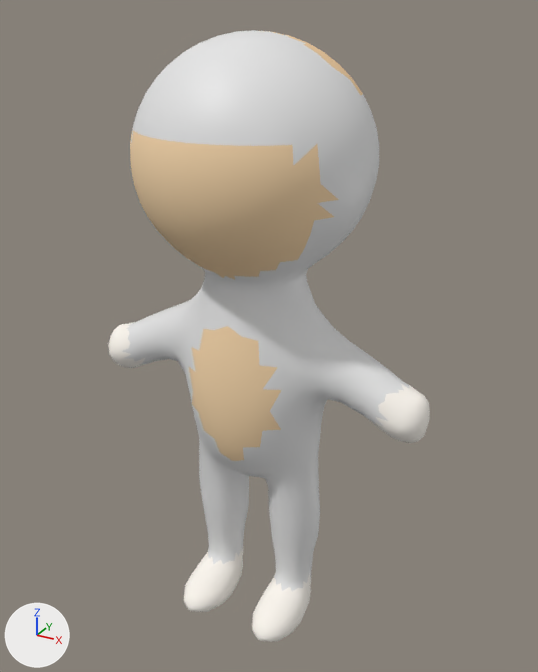
Two versions of the glTF model character-studio/src/assets/anatomy/body-biped-slim.glb, one commit apart.
One viewpoint serves both versions: a camera (50 mm lens) standing at (0.586, -1.02, 1.077) and looking at (0.012, 0.025, 0.555). Every picture has the same lights, and +X, +Y and +Z are marked at lower left. The first picture is the older version. Vertices at exactly the same position are counted once.

The first picture shows 'body', 'body_hips', 'body_torso', 'body_upperLegs'.
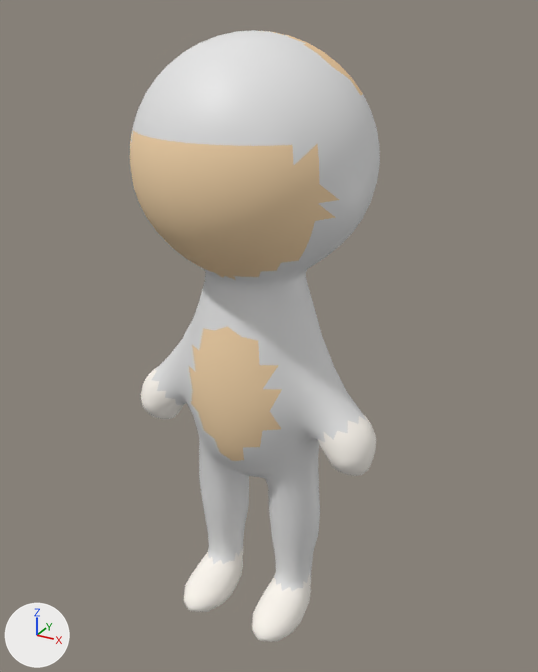
What differs and where, as boxes (x1, y1, x2, y2) in the pictures (538 x 672 px; the box of a moved part takes in the faces that stretch with it):
'body', reshaped (22% narrower)
    before: (108, 30, 430, 642)
    after: (130, 30, 380, 642)
'body_torso', reshaped
    before: (175, 273, 328, 431)
    after: (178, 273, 330, 431)
'body_hips', reshaped
    before: (192, 405, 324, 493)
    after: (178, 392, 320, 493)
part 1 of me_body, rebuilt
    before: (108, 289, 201, 373)
    after: (141, 317, 194, 419)
part 2 of me_body, rebuilt (37% narrower, 8% taller)
    before: (276, 304, 430, 443)
    after: (279, 326, 376, 476)
part 3 of me_body_hips, moved or reshaped
    before: (192, 405, 204, 439)
    after: (178, 392, 204, 438)
part 4 of me_body_hips, moved or reshaped
    before: (260, 408, 324, 466)
    after: (260, 426, 320, 465)
part 6 of me_body_upperlegs, moved or reshaped
    before: (288, 409, 324, 492)
    after: (289, 439, 319, 492)

The change, as a list of edits to the scene's bpy script:
```text
Change me_body:
    used by ob_body; location = (0.0, 0.0, 0.0)
    remove me_body.from_pydata(...)  # 1388 vertices, 2588 faces; spans x -0.313..0.313, y -0.19..0.19, z -0.012..1.048
    add me_body.from_pydata(...)  # 1346 vertices, 2484 faces; spans x -0.232..0.232, y -0.19..0.19, z -0.012..1.048
    me_body part 1: the loose piece of 204 vertices spanning x -0.313..-0.076, y -0.075..0.075, z 0.441..0.635 is rebuilt with 183 vertices and now spans x -0.232..-0.083, y -0.075..0.052, z 0.359..0.593
    me_body part 2: the loose piece of 204 vertices spanning x 0.076..0.313, y -0.075..0.075, z 0.441..0.635 is rebuilt with 183 vertices and now spans x 0.083..0.232, y -0.075..0.052, z 0.359..0.593
    other edits to the shape of me_body do not show in these pictures
Change me_body_hips:
    used by ob_body_hips; location = (0.0, 0.0, 0.0)
    remove me_body_hips.from_pydata(...)  # 228 vertices, 323 faces; spans x -0.127..0.127, y -0.11..0.11, z 0.269..0.478
    add me_body_hips.from_pydata(...)  # 242 vertices, 346 faces; spans x -0.147..0.147, y -0.11..0.11, z 0.269..0.478
    me_body_hips part 3: 11 vertices moved from x -0.118..-0.08, y -0.073..0.073, z 0.365..0.44 to x -0.119..-0.081, y -0.074..0.073, z 0.366..0.441; 14 vertices removed from x -0.127..-0.101, y -0.051..0.051, z 0.341..0.452; 21 vertices added at x -0.147..-0.105, y -0.058..0.049, z 0.34..0.446
    me_body_hips part 4: 12 vertices moved from x 0.081..0.12, y -0.073..0.073, z 0.367..0.44 to x 0.081..0.12, y -0.074..0.073, z 0.367..0.441; 13 vertices removed from x 0.101..0.127, y -0.051..0.051, z 0.352..0.452; 20 vertices added at x 0.105..0.147, y -0.058..0.049, z 0.352..0.447
Change me_body_torso:
    used by ob_body_torso; location = (0.0, 0.0, 0.0)
    remove me_body_torso.from_pydata(...)  # 260 vertices, 360 faces; spans x -0.149..0.149, y -0.11..0.11, z 0.438..0.684
    add me_body_torso.from_pydata(...)  # 250 vertices, 340 faces; spans x -0.154..0.155, y -0.11..0.11, z 0.438..0.684
    me_body_torso part 5: 2 vertices moved within x -0.058..0.058, y -0.058, z 0.663; 235 vertices removed from x -0.149..0.149, y -0.107..0.107, z 0.44..0.684; 225 vertices added at x -0.154..0.155, y -0.108..0.108, z 0.44..0.684
Change me_body_upperlegs:
    used by ob_body_upperlegs; location = (0.0, 0.0, 0.0)
    remove me_body_upperlegs.from_pydata(...)  # 165 vertices, 185 faces; spans x -0.124..0.125, y -0.057..0.057, z 0.164..0.443
    add me_body_upperlegs.from_pydata(...)  # 161 vertices, 182 faces; spans x -0.124..0.125, y -0.057..0.057, z 0.164..0.403
    me_body_upperlegs part 6: 8 vertices moved from x 0.092..0.118, y -0.054..0.052, z 0.367..0.401 to x 0.093..0.119, y -0.054..0.052, z 0.367..0.402; 11 vertices removed from x 0.101..0.121, y -0.051..0.029, z 0.352..0.443; 9 vertices added at x 0.105..0.123, y -0.05..0.028, z 0.352..0.403
    other edits to the shape of me_body_upperlegs do not show in these pictures
```
